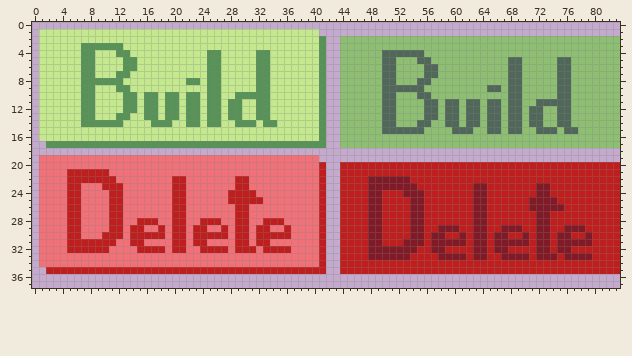
Edited in one commit: pixel-art file (public/images/ui/buttons.aseprite). The first picture shows the starting point.
84x72 pixels, 1 frame. Shown: x 0..83, y 0..37.
The same view after the edit:
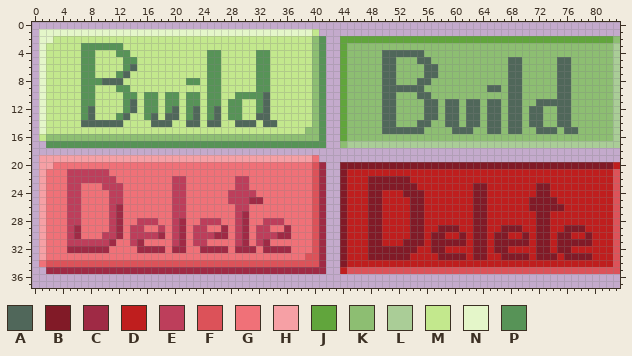
Palette (. is transparent): A #50675a  B #811a27  C #9f2a45  D #bf1e1e  E #bd3e5b  F #dc5259  G #f07178  H #f6a0a5  J #61a53c  K #8dbe72  L #aacd97  M #c3e88d  N #e4f6c9  P #579357
The edit:
y 1: x 1..39 MMMMMMMMMMMMMMMMMMMMMMMMMMMMMMMMMMMMMMM -> NNNNNNNNNNNNNNNNNNNNNNNNNNNNNNNNNNNNNNN
y 2: x 1..2 MM -> NN; x 40 M -> K; x 44..82 KKKKKKKKKKKKKKKKKKKKKKKKKKKKKKKKKKKKKKK -> JJJJJJJJJJJJJJJJJJJJJJJJJJJJJJJJJJJJJJJ
y 3..5: x 1 M -> N; x 40 M -> K; x 44 K -> J; x 83 K -> L
y 6: x 1 M -> N; x 14 P -> A; x 40 M -> K; x 44 K -> J; x 83 K -> L
y 7: x 1 M -> N; x 13 P -> A; x 40 M -> K; x 44 K -> J; x 83 K -> L
y 8: x 1 M -> N; x 10..12 PPP -> AAA; x 40 M -> K; x 44 K -> J; x 83 K -> L
y 9: x 1 M -> N; x 40 M -> K; x 44 K -> J; x 83 K -> L
y 10: x 1 M -> N; x 33 P -> A; x 40 M -> K; x 44 K -> J; x 83 K -> L
y 11: x 1 M -> N; x 14 P -> A; x 33 P -> A; x 40 M -> K; x 44 K -> J; x 83 K -> L
y 12: x 1 M -> N; x 8 P -> A; x 14 P -> A; x 20 P -> A; x 23 P -> A; x 26 P -> A; x 33 P -> A; x 40 M -> K; x 44 K -> J; x 83 K -> L
y 13: x 1 M -> N; x 8 P -> A; x 13 P -> A; x 17 P -> A; x 19..20 PP -> AA; x 23 P -> A; x 26 P -> A; x 32..33 PP -> AA; x 40 M -> K; x 44 K -> J; x 83 K -> L
y 14: x 1 M -> N; x 7..12 PPPPPP -> AAAAAA; x 17..19 PPP -> AAA; x 22..23 PP -> AA; x 25..26 PP -> AA; x 29..31 PPP -> AAA; x 33..34 PP -> AA; x 40 M -> K; x 44 K -> J; x 83 K -> L
y 15: x 1 M -> N; x 39..40 MM -> KK; x 44 K -> J; x 83 K -> L
y 16: x 2..40 MMMMMMMMMMMMMMMMMMMMMMMMMMMMMMMMMMMMMMM -> KKKKKKKKKKKKKKKKKKKKKKKKKKKKKKKKKKKKKKK; x 44 K -> J; x 83 K -> L
y 17: x 45..83 KKKKKKKKKKKKKKKKKKKKKKKKKKKKKKKKKKKKKKK -> LLLLLLLLLLLLLLLLLLLLLLLLLLLLLLLLLLLLLLL
y 19: x 1..39 GGGGGGGGGGGGGGGGGGGGGGGGGGGGGGGGGGGGGGG -> HHHHHHHHHHHHHHHHHHHHHHHHHHHHHHHHHHHHHHH
y 20: x 1..2 GG -> HH; x 40..41 GD -> FC; x 44..82 DDDDDDDDDDDDDDDDDDDDDDDDDDDDDDDDDDDDDDD -> BBBBBBBBBBBBBBBBBBBBBBBBBBBBBBBBBBBBBBB
y 21: x 1 G -> H; x 5..10 DDDDDD -> EEEEEE; x 40..41 GD -> FC; x 44 D -> B; x 83 D -> F
y 22: x 1 G -> H; x 5..11 DDDDDDD -> EEEEEEE; x 20..21 DD -> EE; x 29..30 DD -> EE; x 40..41 GD -> FC; x 44 D -> B; x 83 D -> F
y 23: x 1 G -> H; x 5..6 DD -> EE; x 10..12 DDD -> EEE; x 20..21 DD -> EE; x 29..30 DD -> EE; x 40..41 GD -> FC; x 44 D -> B; x 83 D -> F
y 24: x 1 G -> H; x 5..6 DD -> EE; x 11..12 DD -> EE; x 20..21 DD -> EE; x 28..31 DDDD -> EEEE; x 40..41 GD -> FC; x 44 D -> B; x 83 D -> F
y 25: x 1 G -> H; x 5..6 DD -> EE; x 11..12 DD -> EE; x 20..21 DD -> EE; x 28..32 DDDDD -> EEECC; x 40..41 GD -> FC; x 44 D -> B; x 83 D -> F
y 26: x 1 G -> H; x 5..6 DD -> EE; x 11..12 DD -> EC; x 20..21 DD -> EE; x 29..30 DD -> EE; x 40..41 GD -> FC; x 44 D -> B; x 83 D -> F
y 27: x 1 G -> H; x 5..6 DD -> EE; x 11..12 DD -> EC; x 20..21 DD -> EE; x 29..30 DD -> EC; x 40..41 GD -> FC; x 44 D -> B; x 83 D -> F
y 28: x 1 G -> H; x 5..6 DD -> EE; x 11..12 DD -> EC; x 15..17 DDD -> EEE; x 20..21 DD -> EC; x 24..26 DDD -> EEE; x 29..30 DD -> EC; x 33..35 DDD -> EEE; x 40..41 GD -> FC; x 44 D -> B; x 83 D -> F
y 29: x 1 G -> H; x 5..6 DD -> EC; x 11..12 DD -> EC; x 14..15 DD -> EE; x 18 D -> E; x 20..21 DD -> EC; x 23..24 DD -> EE; x 27 D -> C; x 29..30 DD -> EC; x 32..33 DD -> EE; x 36 D -> C; x 40..41 GD -> FC; x 44 D -> B; x 83 D -> F
y 30: x 1 G -> H; x 5..6 DD -> EC; x 10..12 DDD -> EEC; x 14..18 DDDDD -> EEEEC; x 20..21 DD -> EC; x 23..27 DDDDD -> EEECC; x 29..30 DD -> EC; x 32..36 DDDDD -> EEECC; x 40..41 GD -> FC; x 44 D -> B; x 83 D -> F
y 31: x 1 G -> H; x 5..11 DDDDDDD -> EEEEEEC; x 14..15 DD -> EC; x 20..21 DD -> EC; x 23..24 DD -> EE; x 29..30 DD -> EC; x 32..33 DD -> EC; x 40..41 GD -> FC; x 44 D -> B; x 83 D -> F
y 32: x 1 G -> H; x 5..10 DDDDDD -> CCCCCC; x 15..18 DDDD -> CCCC; x 20..21 DD -> CC; x 24..27 DDDD -> CCCC; x 29..31 DDD -> CCC; x 33..36 DDDD -> CCCC; x 40..41 GD -> FC; x 44 D -> B; x 83 D -> F
y 33: x 1 G -> H; x 39..41 GGD -> FFC; x 44 D -> B; x 83 D -> F
y 34: x 2..41 GGGGGGGGGGGGGGGGGGGGGGGGGGGGGGGGGGGGGGGD -> FFFFFFFFFFFFFFFFFFFFFFFFFFFFFFFFFFFFFFFC; x 44 D -> B; x 83 D -> F
y 35: x 2..41 DDDDDDDDDDDDDDDDDDDDDDDDDDDDDDDDDDDDDDDD -> CCCCCCCCCCCCCCCCCCCCCCCCCCCCCCCCCCCCCCCC; x 45..83 DDDDDDDDDDDDDDDDDDDDDDDDDDDDDDDDDDDDDDD -> FFFFFFFFFFFFFFFFFFFFFFFFFFFFFFFFFFFFFFF
Changed places in both pictures, as pixel boxes (x1, y1, x2, y2):
changed: (39, 29, 620, 274)
